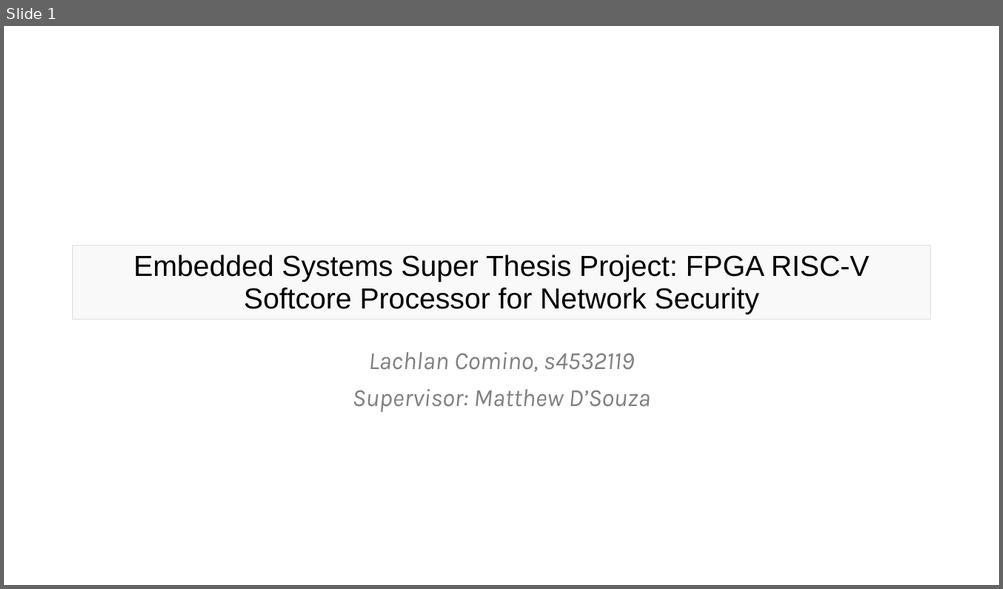
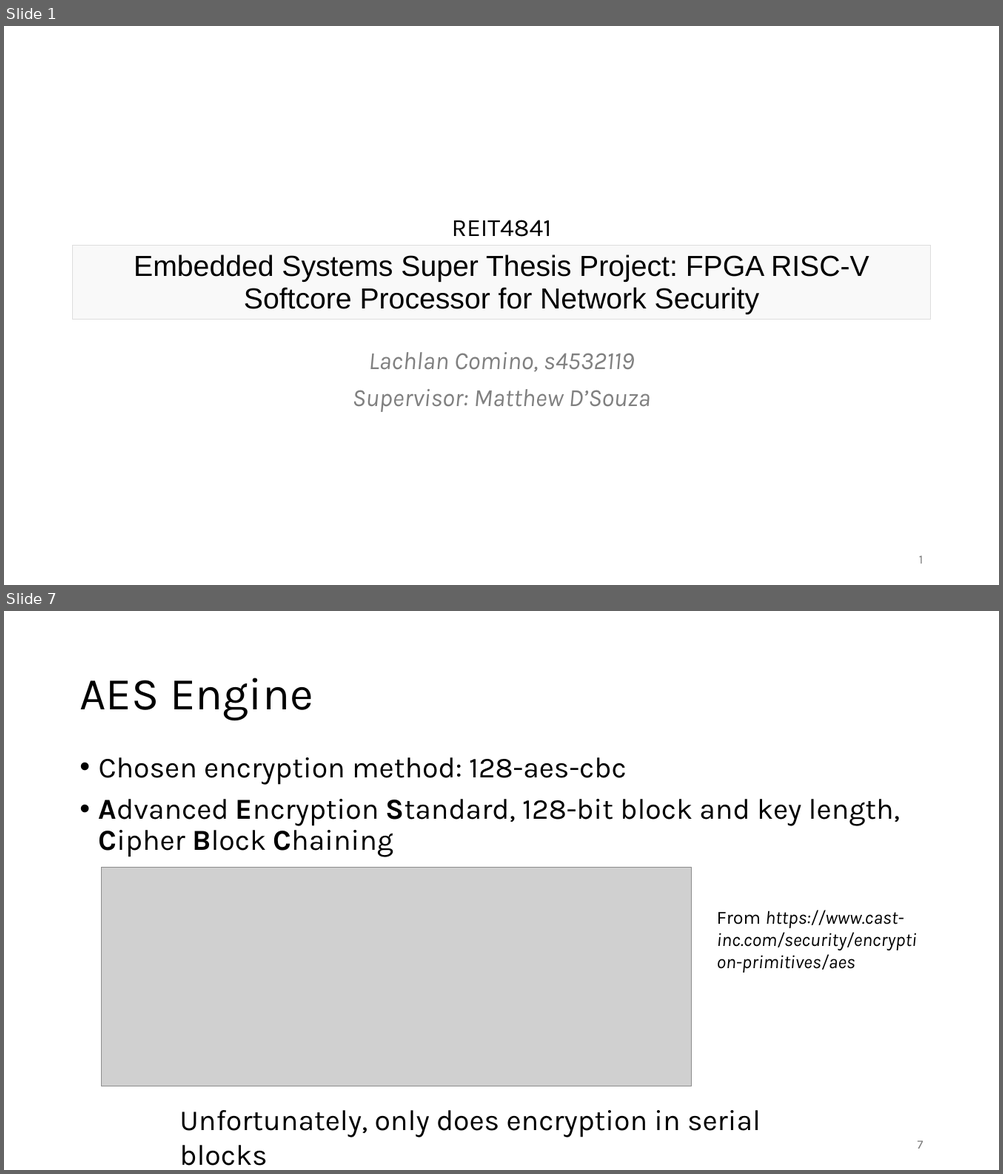
Before and after one commit to lcomino64/Thesis, a slide deck: Seminar/s4532119_seminar_slides.pptx. Shown one above the other, each under a label of ours: slide 1 before the commit, slides 1 and 7 after it; the slides between them are not shown. The pictures are 1003x589 and 1003x1174 pixels, drawn with LibreOffice and Linux fonts; fonts in the diff are those of the drawing; grey boxes stand for pictures. Boxes give left, top, right and bottom in pixels: in the first picture for what was removed or moved away, otherwise in the second. Text is boxed around its words. In the diff, an @@ line names an element or a change of style, - is before the commit and + after.

```diff
--- a/Seminar/s4532119_seminar_slides.pptx
+++ b/Seminar/s4532119_seminar_slides.pptx
@@ slide 7 added at box(4, 611, 999, 1170), background #FFFFFF @@
@@ title added at box(79, 678, 313, 721), 44 pt, text #000000 @@
+AES Engine
@@ text added at box(99, 758, 899, 857), 28 pt, text #000000 @@
+• Chosen encryption method: 128-aes-cbc
+• Advanced Encryption Standard, 128-bit block and key length, Cipher Block Chaining
@@ picture added at box(102, 868, 691, 1086) @@
@@ text added at box(717, 910, 916, 973), 18 pt, text #000000, italic @@
+From https://www.cast-inc.com/security/encryption-primitives/aes
@@ text added at box(179, 1111, 760, 1166), 28 pt, text #000000 @@
+Unfortunately, only does encryption in serial blocks
@@ page number added at box(917, 1141, 923, 1149), 12 pt, text #797979 @@
+7
@@ slide 1 changed as well @@
@@ text added at box(452, 220, 552, 237), 24 pt, text #000000 @@
+REIT4841
@@ page number added at box(919, 556, 923, 564), 12 pt, text #797979 @@
+1
```
Also in this commit, not shown: 2 other slides changed, 11 other slides added, 5 slides removed, 7 other files.
